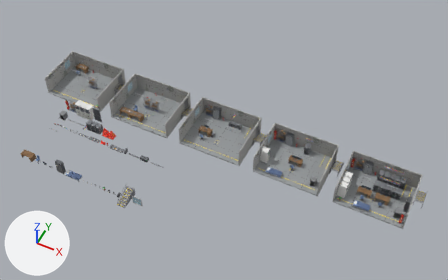
The Blender file game-assets/final-built-assets/basement/Basement_Levels.blend, before and after one commit.
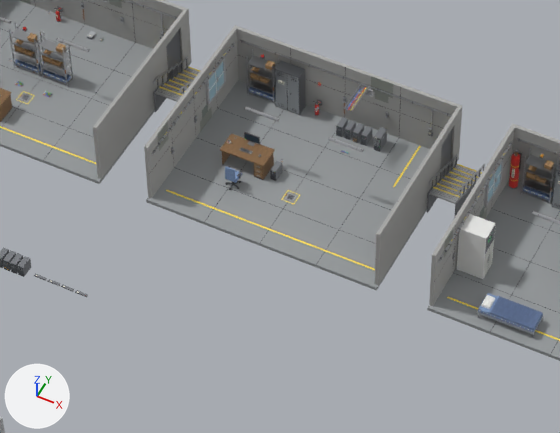
The first picture shows the older version from a 50 mm lens placed at (43.7, -38.0, 57.6), pointed at (21.9, 5.6, 3.1). The close-ups show the older and then the newer version on the part from 31% to 64% of the width and 32% to 73% of the height of that picture. Only the edits that show in the close-ups are written down. Every picture has the same lights, and +X, +Y and +Z are marked at lower left.

The older version as bpy lines, for what is in view:
```python
me_acunit_on = bpy.data.meshes.new('ACUnit_On')
me_acunit_on.from_pydata(...)  # 192 vertices, 111 faces; spans x -0.35..0.35, y -0.46..0.46, z 0.0..2.0
# faces by material slot: [93, 18]
me_acunit_on.materials.append(mat_acunit_on_palette)  # picture img_acunit_on_palette
me_acunit_on.materials.append(mat_acunit_on_palette_metal)  # picture img_acunit_on_palette
me_stairflight = bpy.data.meshes.new('StairFlight')
me_stairflight.from_pydata(...)  # 733 vertices, 480 faces; spans x -0.51..0.51, y -1.12..1.12, z 0.0..1.39
# faces by material slot: [149, 331]
me_stairflight.materials.append(mat_stairflight_palette)  # picture img_stairflight_palette
me_stairflight.materials.append(mat_stairflight_palette_metal)  # picture img_stairflight_palette
ob_l2_stairflight = bpy.data.objects.new('L2_StairFlight', me_stairflight)
ob_l2_stairflight.location = (14.71, 9.88, 0.12)
ob_l2_stairflight.rotation_euler = (0.0, 0.0, 3.142)  # degrees (0, 0, 180)
ob_l3_stairflight = bpy.data.objects.new('L3_StairFlight', me_stairflight)
ob_l3_stairflight.location = (24.71, 9.88, 0.12)
ob_l3_stairflight.rotation_euler = (0.0, 0.0, 3.142)  # degrees (0, 0, 180)
ob_l4_acunit_on = bpy.data.objects.new('L4_ACUnit_On', me_acunit_on)
ob_l4_acunit_on.location = (26.52, 7.32, 0.12)
ob_l4_acunit_on.rotation_euler = (0.0, 0.0, 1.571)  # degrees (0, 0, 90)
# also in view: 'L2_MetalShelf.001' at (10.5, 8.6, 1.0); 'L4_Room_Basement_Floor' at (30.0, 8.3, 0.1); 'L3_Room_Basement_Wall_Right' at (24.0, 8.3, 1.3); 'L2_Room_Basement_Wall_Back' at (10.0, 11.3, 1.3); 'L2_Room_Basement_Wall_Right' at (14.0, 8.3, 1.3)
```
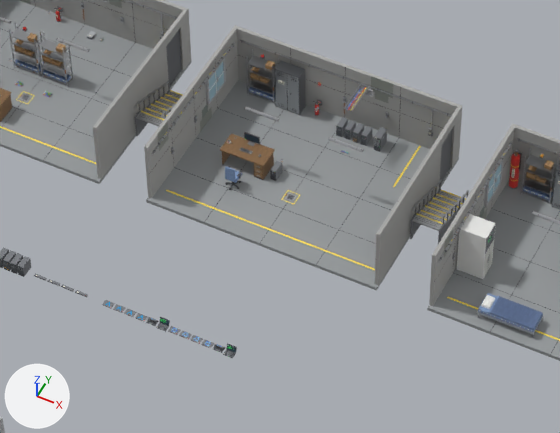
Edits to the bpy script that builds the scene:
```text
Change ob_l2_stairflight:
    ob_l2_stairflight.location: (14.71, 9.88, 0.12) -> (14.71, 8.62, 0.12)
Change ob_l3_stairflight:
    ob_l3_stairflight.location: (24.71, 9.88, 0.12) -> (24.71, 8.61, 0.12)
Add ob_laptopnix_fullopen:
    ob_laptopnix_fullopen = bpy.data.objects.new('LaptopNix_FullOpen', me_laptopnix_fullopen)  # 1350 vertices, 963 faces; spans x -0.164..0.164, y -0.148..0.148, z 0.0..0.234; in mat_laptopnix_fullopen_palette (picture img_laptopnix_fullopen_palette)
    ob_laptopnix_fullopen.location = (21.19, 0.95, 0.0)
Add ob_laptopnix_halfopen:
    ob_laptopnix_halfopen = bpy.data.objects.new('LaptopNix_HalfOpen', me_laptopnix_halfopen)  # 1437 vertices, 1075 faces; spans x -0.164..0.164, y -0.109..0.109, z 0.0..0.188; in mat_laptopnix_halfopen_palette (picture img_laptopnix_halfopen_palette)
    ob_laptopnix_halfopen.location = (20.8, 0.95, 0.0)
Add ob_laptopnix_off:
    ob_laptopnix_off = bpy.data.objects.new('LaptopNix_Off', me_laptopnix_off)  # 401 vertices, 236 faces; spans x -0.164..0.164, y -0.109..0.109, z 0.0..0.031; in mat_laptopnix_off_palette (picture img_laptopnix_off_palette)
    ob_laptopnix_off.location = (20.41, 0.95, 0.0)
Add ob_laptopnix_failed:
    ob_laptopnix_failed = bpy.data.objects.new('LaptopNix_Failed', me_laptopnix_failed)  # 401 vertices, 236 faces; spans x -0.164..0.164, y -0.109..0.109, z 0.0..0.031; in mat_laptopnix_failed_palette (picture img_laptopnix_failed_palette)
    ob_laptopnix_failed.location = (20.02, 0.95, 0.0)
Add ob_laptopnix_hot:
    ob_laptopnix_hot = bpy.data.objects.new('LaptopNix_Hot', me_laptopnix_hot)  # 401 vertices, 236 faces; spans x -0.164..0.164, y -0.109..0.109, z 0.0..0.031; in mat_laptopnix_hot_palette (picture img_laptopnix_hot_palette)
    ob_laptopnix_hot.location = (19.63, 0.95, 0.0)
Add ob_laptopnix_on:
    ob_laptopnix_on = bpy.data.objects.new('LaptopNix_On', me_laptopnix_on)  # 401 vertices, 236 faces; spans x -0.164..0.164, y -0.109..0.109, z 0.0..0.031; in mat_laptopnix_on_palette (picture img_laptopnix_on_palette)
    ob_laptopnix_on.location = (19.24, 0.95, 0.0)
Add ob_laptoparch_fullopen:
    ob_laptoparch_fullopen = bpy.data.objects.new('LaptopArch_FullOpen', me_laptoparch_fullopen)  # 1167 vertices, 859 faces; spans x -0.164..0.164, y -0.148..0.148, z 0.0..0.234; in mat_laptoparch_fullopen_palette (picture img_laptoparch_fullopen_palette)
    ob_laptoparch_fullopen.location = (18.85, 0.95, 0.0)
Add ob_laptoparch_halfopen:
    ob_laptoparch_halfopen = bpy.data.objects.new('LaptopArch_HalfOpen', me_laptoparch_halfopen)  # 1313 vertices, 995 faces; spans x -0.164..0.164, y -0.109..0.109, z 0.0..0.188; in mat_laptoparch_halfopen_palette (picture img_laptoparch_halfopen_palette)
    ob_laptoparch_halfopen.location = (18.46, 0.95, 0.0)
Add ob_laptoparch_off:
    ob_laptoparch_off = bpy.data.objects.new('LaptopArch_Off', me_laptoparch_off)  # 249 vertices, 152 faces; spans x -0.164..0.164, y -0.109..0.109, z 0.0..0.031; in mat_laptoparch_off_palette (picture img_laptoparch_off_palette)
    ob_laptoparch_off.location = (18.07, 0.95, 0.0)
Add ob_laptoparch_failed:
    ob_laptoparch_failed = bpy.data.objects.new('LaptopArch_Failed', me_laptoparch_failed)  # 249 vertices, 152 faces; spans x -0.164..0.164, y -0.109..0.109, z 0.0..0.031; in mat_laptoparch_failed_palette (picture img_laptoparch_failed_palette)
    ob_laptoparch_failed.location = (17.68, 0.95, 0.0)
Add ob_laptoparch_hot:
    ob_laptoparch_hot = bpy.data.objects.new('LaptopArch_Hot', me_laptoparch_hot)  # 249 vertices, 152 faces; spans x -0.164..0.164, y -0.109..0.109, z 0.0..0.031; in mat_laptoparch_hot_palette (picture img_laptoparch_hot_palette)
    ob_laptoparch_hot.location = (17.29, 0.95, 0.0)
Add ob_laptoparch_on:
    ob_laptoparch_on = bpy.data.objects.new('LaptopArch_On', me_laptoparch_on)  # 249 vertices, 152 faces; spans x -0.164..0.164, y -0.109..0.109, z 0.0..0.031; in mat_laptoparch_on_palette (picture img_laptoparch_on_palette)
    ob_laptoparch_on.location = (16.9, 0.95, 0.0)
```

Pixel boxes [x1, y1, x2, y2] of what changed, in the close-ups (560 x 433 px):
'L3_StairFlight', moved
    before: [427, 154, 485, 218]
    after: [410, 180, 469, 244]
'L2_StairFlight', moved
    before: [153, 56, 200, 112]
    after: [134, 80, 182, 137]
'LaptopNix_FullOpen', added
    after: [223, 343, 237, 358]
'LaptopArch_FullOpen', added
    after: [156, 317, 170, 332]
'LaptopArch_HalfOpen', added
    after: [146, 317, 158, 326]
'LaptopNix_HalfOpen', added
    after: [213, 344, 225, 353]
'LaptopNix_On', added
    after: [168, 326, 181, 335]
'LaptopNix_Failed', added
    after: [190, 335, 203, 344]
'LaptopArch_On', added
    after: [102, 300, 115, 309]
'LaptopArch_Hot', added
    after: [113, 304, 126, 313]
'LaptopNix_Hot', added
    after: [179, 330, 192, 340]
'LaptopNix_Off', added
    after: [201, 340, 214, 348]
'LaptopArch_Failed', added
    after: [124, 308, 137, 317]
'LaptopArch_Off', added
    after: [135, 313, 148, 322]
